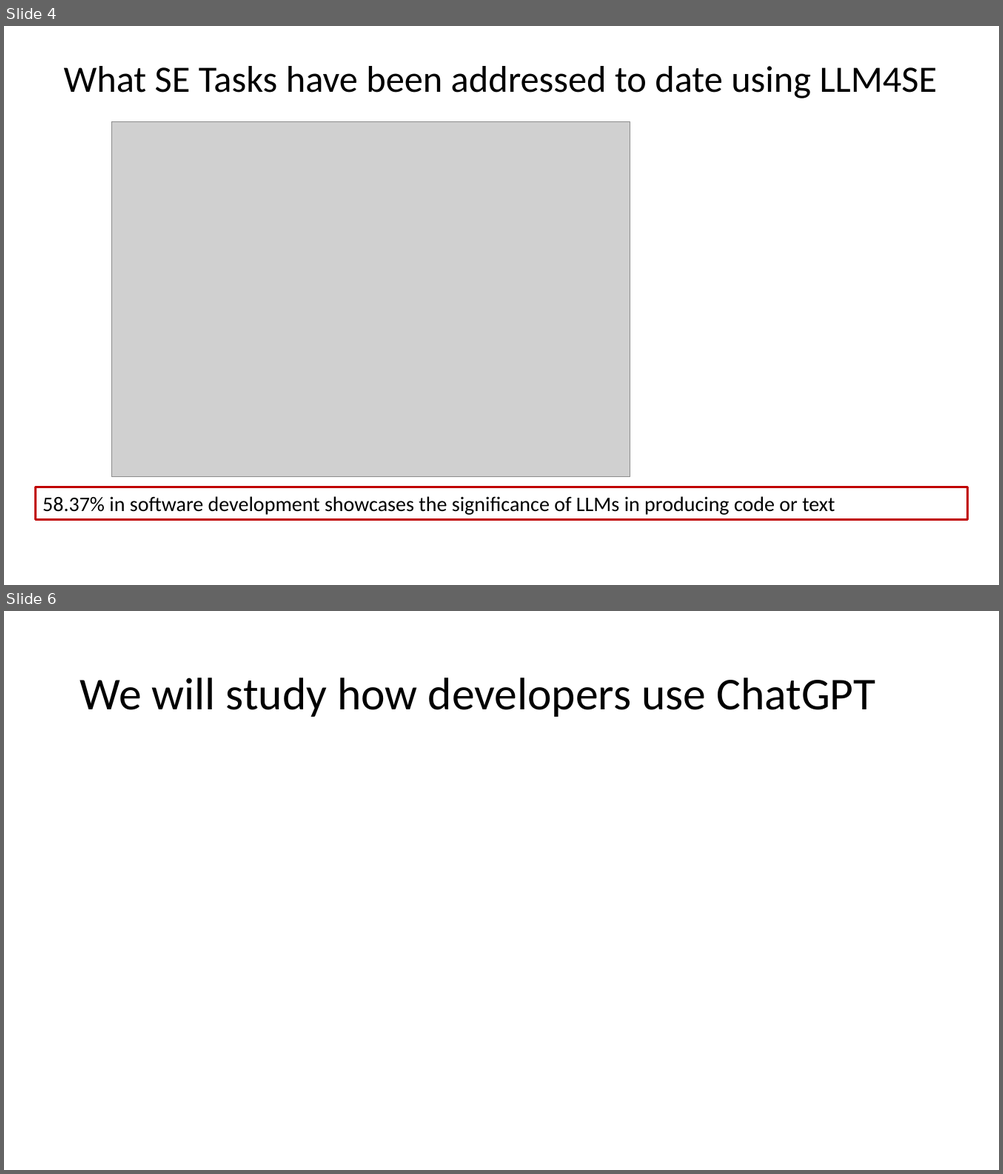
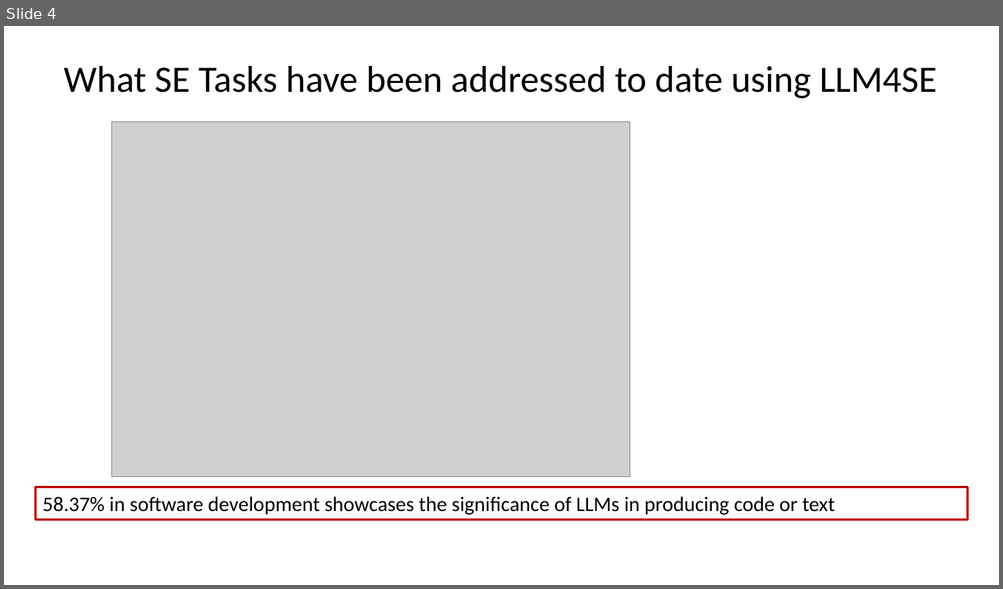
Before and after one commit to johnxu21/johnxu21.github.io, a slide deck: teaching/CS472/Timetable/LLM.pptx. Shown one above the other, each under a label of ours: slides 4 and 6 before the commit, slide 4 after it; the slides between them are not shown. The pictures are 1003x1174 and 1003x589 pixels, drawn with LibreOffice and Linux fonts; fonts in the diff are those of the drawing; grey boxes stand for pictures. Boxes give left, top, right and bottom in pixels: in the first picture for what was removed or moved away, otherwise in the second. Text is boxed around its words. In the diff, an @@ line names an element or a change of style, - is before the commit and + after.

```diff
--- a/teaching/CS472/Timetable/LLM.pptx
+++ b/teaching/CS472/Timetable/LLM.pptx
@@ slide 6 removed at [4, 611, 999, 1170], background #FFFFFF @@
@@ title removed at [79, 678, 875, 717] @@
-We will study how developers use ChatGPT
```
Also in this commit, not shown: 1 slide changed, 2 slides added, 1 other slide removed, 1 other file.
